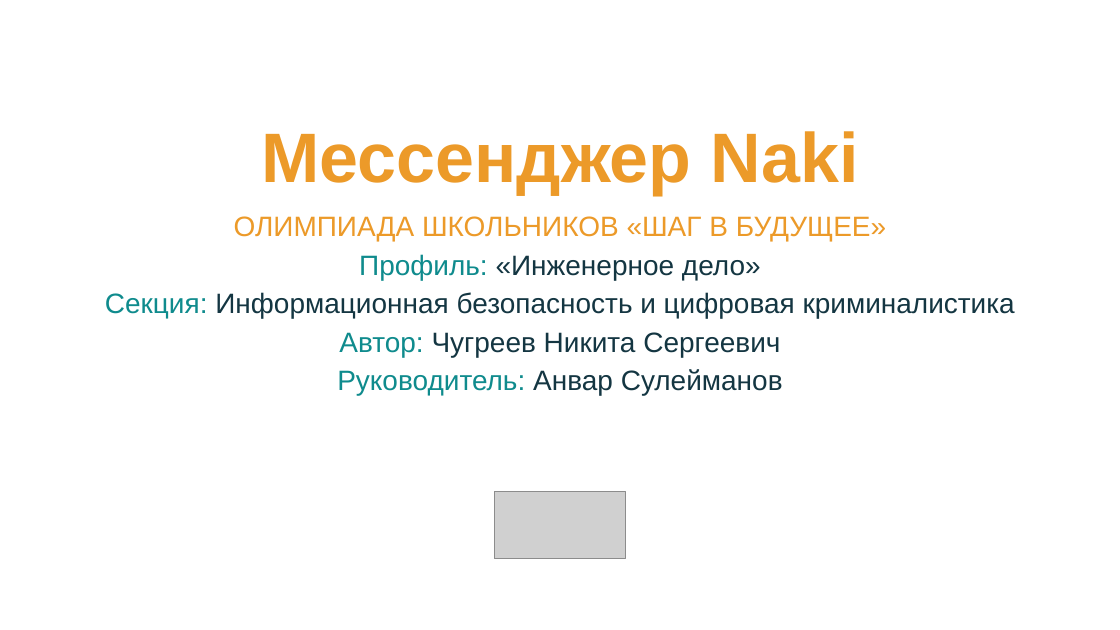
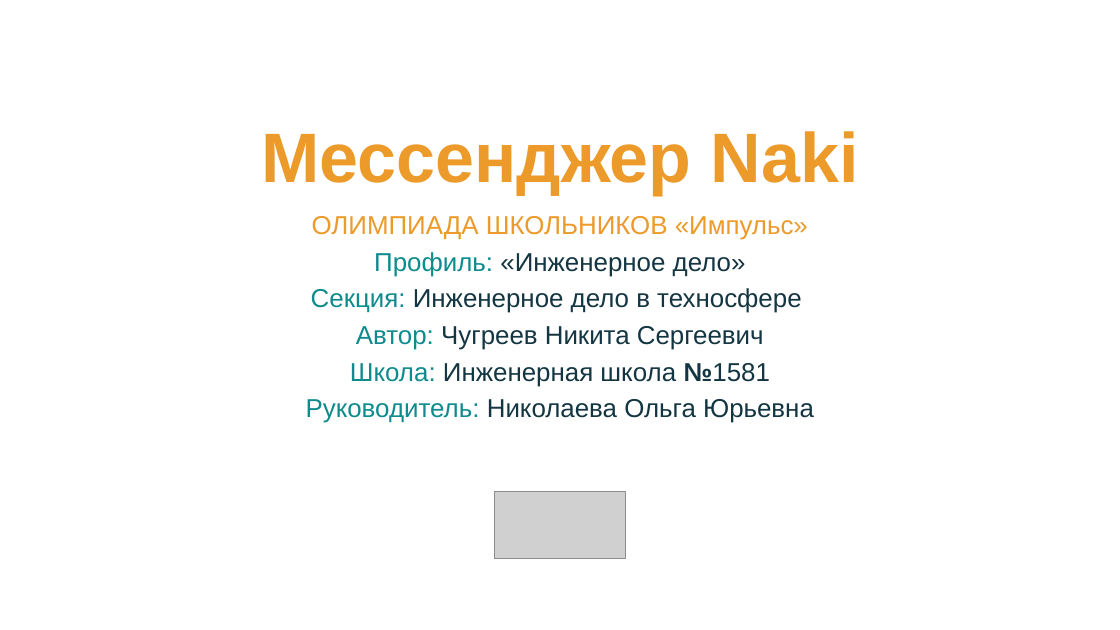
Before and after one commit to Nak1i1/Naki, a slide deck: slide 1 of Мессенджер Naki.pptx. Drawn at 1120x630 pixels with LibreOffice and Linux fonts; fonts in the diff are those of the drawing; grey boxes stand for pictures. Boxes give left, top, right and bottom in pixels: in the first picture for what was removed or moved away, otherwise in the second. Text is boxed around its words. In the diff, an @@ line names an element or a change of style, - is before the commit and + after.

Commit message:
Финал импульс

```diff
--- a/Мессенджер Naki.pptx
+++ b/Мессенджер Naki.pptx
@@ subtitle at [312, 216, 808, 240]: text changed; size 24 to 22.2 pt @@
-ОЛИМПИАДА ШКОЛЬНИКОВ «ШАГ В БУДУЩЕЕ»
+ОЛИМПИАДА ШКОЛЬНИКОВ «Импульс»
@@ subtitle at [356, 252, 764, 350]: size 24 to 22.2 pt in "Профиль: «Инженерное дело»", "Автор: Чугреев Никита Сергеевич" @@
@@ subtitle at [311, 288, 801, 313]: text changed; size 24 to 22.2 pt @@
-Секция: Информационная безопасность и цифровая криминалистика
+Секция: Инженерное дело в техносфере
@@ subtitle at [306, 363, 814, 423]: text changed; size 24 to 22.2 pt @@
-Руководитель: Анвар Сулейманов
+Школа: Инженерная школа №1581
+Руководитель: Николаева Ольга Юрьевна
```
Also in this commit, not shown: 6 other slides changed, 5 slides added, 2 slides removed, 3 other files.
